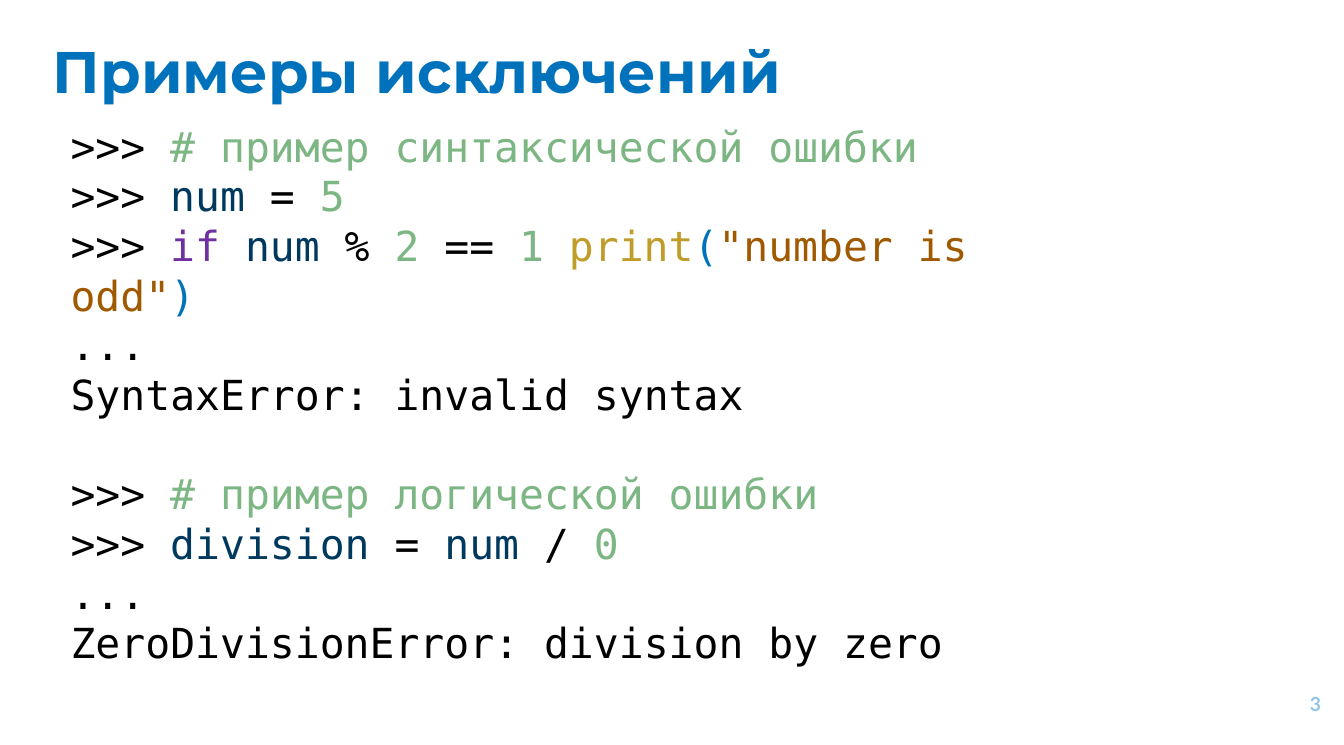
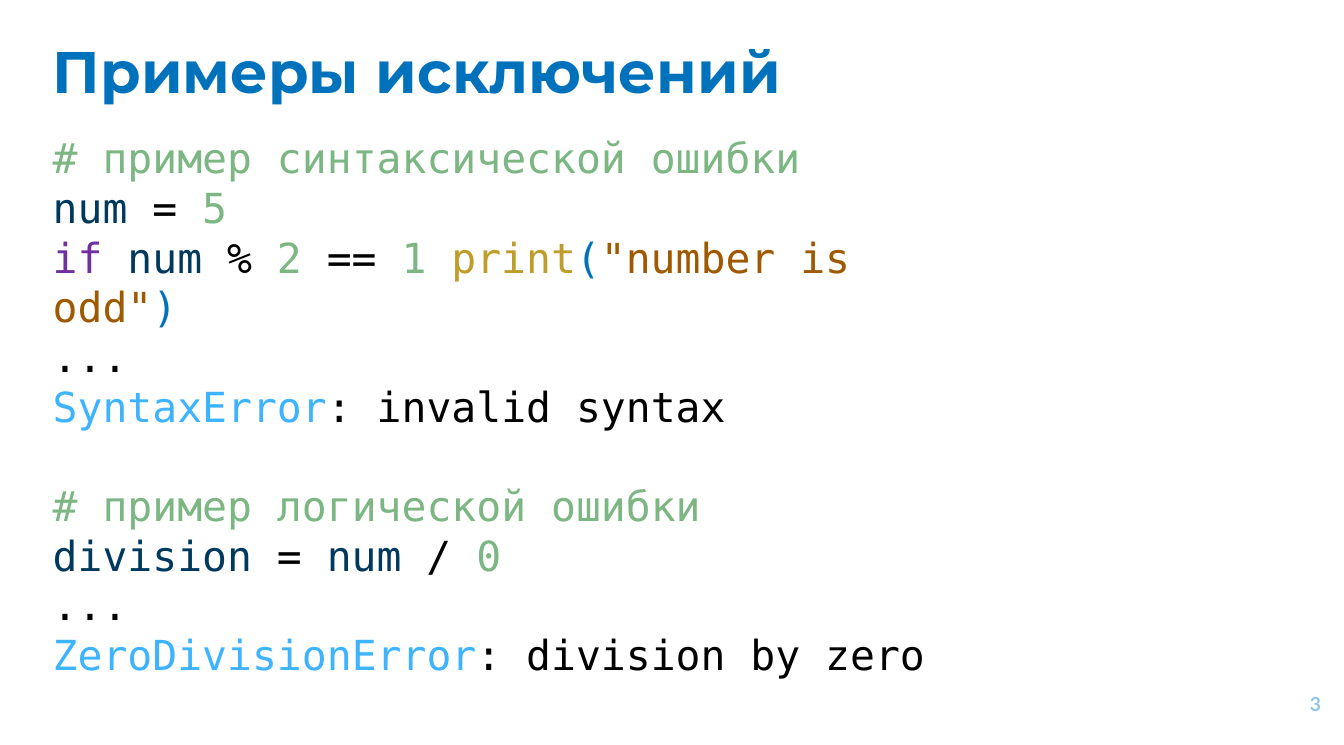
Before and after one commit to EvgrafovMichail/python_mipt_dafe, a slide deck: slide 3 of lessons/sem01/lesson09/exceptions.pptx. Drawn at 1344x745 pixels with LibreOffice and Linux fonts; fonts in the diff are those of the drawing. Boxes give left, top, right and bottom in pixels: in the first picture for what was removed or moved away, otherwise in the second. Text is boxed around its words. In the diff, an @@ line names an element or a change of style, - is before the commit and + after.

```diff
--- a/lessons/sem01/lesson09/exceptions.pptx
+++ b/lessons/sem01/lesson09/exceptions.pptx
@@ text "# пример синтаксической ошибки": place and size @@
-text "# пример синтаксической ошибки" at (71, 129, 968, 667)
+text "# пример синтаксической ошибки" at (53, 140, 925, 679)
@@ text at (53, 140, 850, 328): text changed @@
->>> # пример синтаксической ошибки
->>> num = 5
->>> if num % 2 == 1 print("number is odd")
+# пример синтаксической ошибки
+num = 5
+if num % 2 == 1 print("number is odd")
@@ text at (53, 390, 925, 679): text colour #000000 to #3EB3FF in "SyntaxError:", "ZeroDivisionError:" @@
@@ text at (53, 488, 701, 572): text changed @@
->>> # пример логической ошибки
->>> division = num / 0
+# пример логической ошибки
+division = num / 0
```
Also in this commit, not shown: 37 other slides changed, 13 slides added, 6 slides removed.
